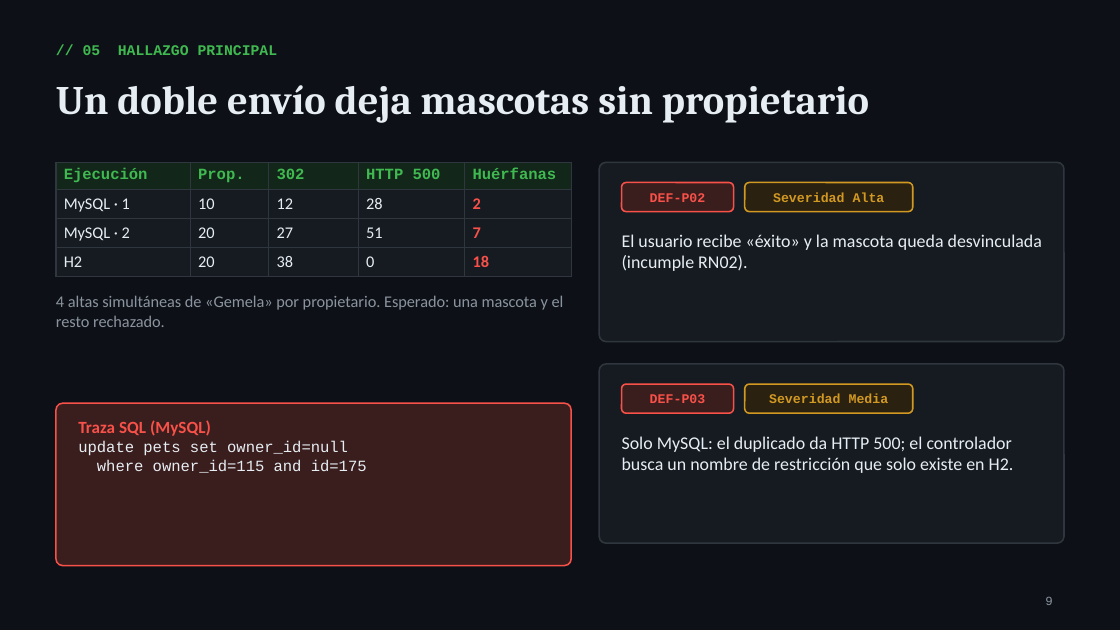
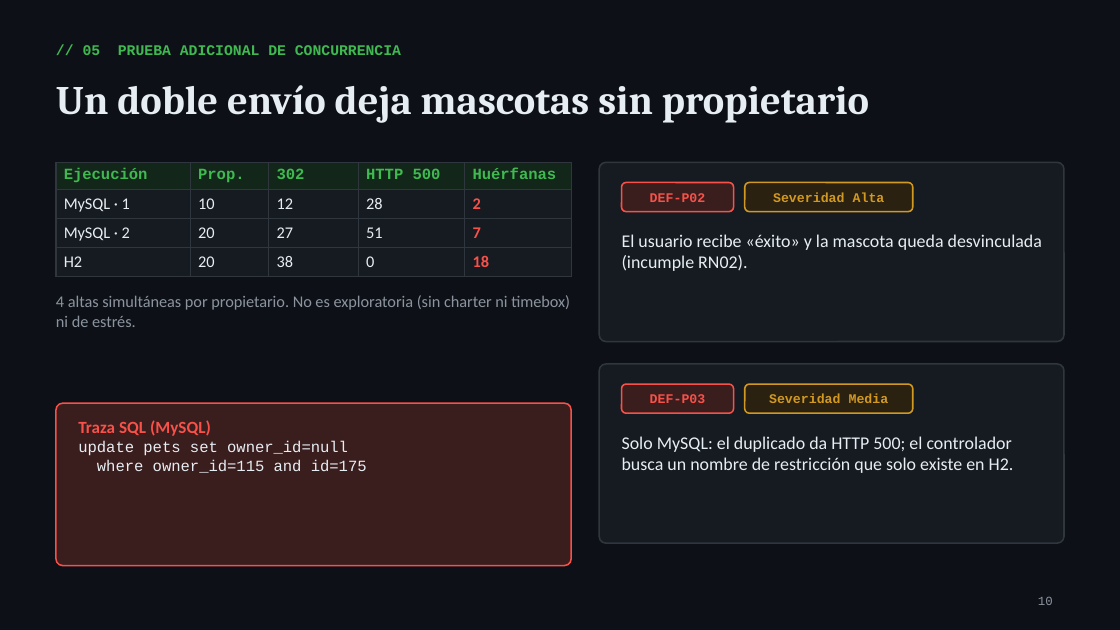
Before and after one commit to Mooneer17/spring-petclinic-apf2, a slide deck: slide 10 of presentacion/10Grupo_Segundo_Avance.pptx (slide 9 before the commit). Drawn at 1120x630 pixels with LibreOffice and Linux fonts; fonts in the diff are those of the drawing. Boxes give left, top, right and bottom in pixels: in the first picture for what was removed or moved away, otherwise in the second. Text is boxed around its words. In the diff, an @@ line names an element or a change of style, - is before the commit and + after.

```diff
--- a/presentacion/10Grupo_Segundo_Avance.pptx
+++ b/presentacion/10Grupo_Segundo_Avance.pptx
@@ text at <box>83,45,401,55</box>: text changed @@
-// 05 HALLAZGO PRINCIPAL
+// 05 PRUEBA ADICIONAL DE CONCURRENCIA
@@ text at <box>56,295,570,327</box>: text changed @@
-4 altas simultáneas de «Gemela» por propietario. Esperado: una mascota y el resto rechazado.
+4 altas simultáneas por propietario. No es exploratoria (sin charter ni timebox) ni de estrés.
@@ page number at <box>1038,597,1053,605</box>: text changed @@
-9
+10
```
Also in this commit, not shown: 10 other slides changed, 2 slides added, 52 other files.
